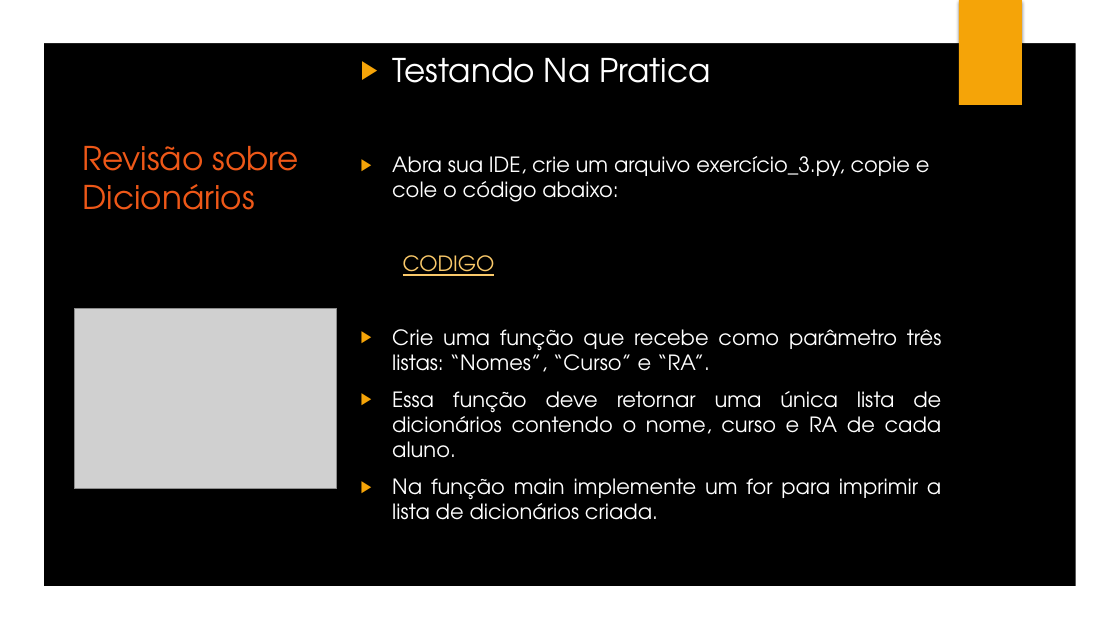
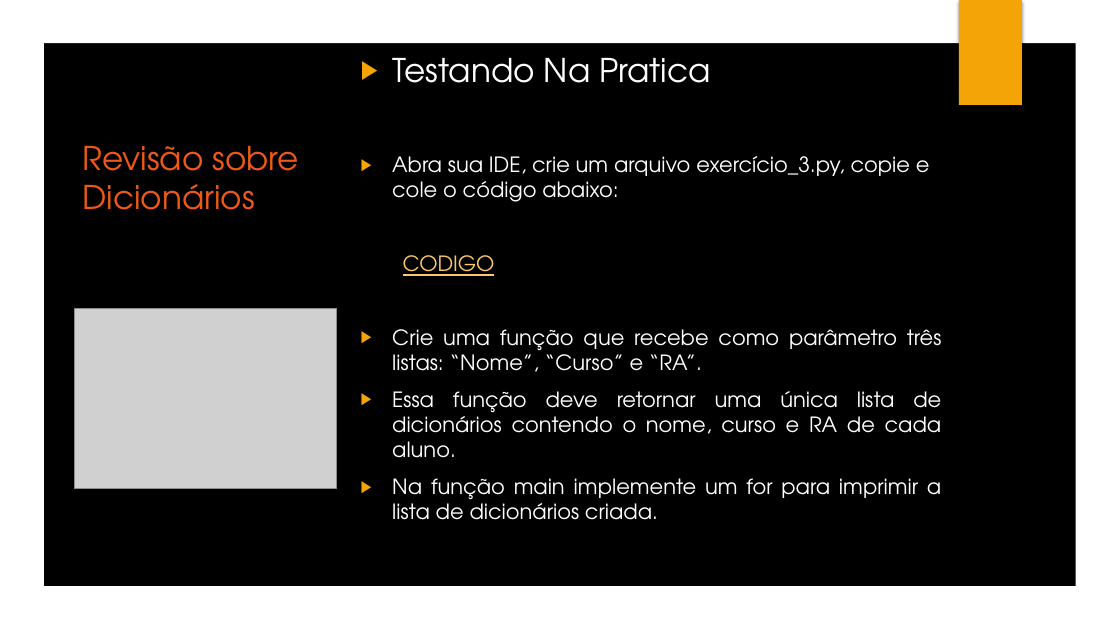
Before and after one commit to yLeonardo/Mini_curso_python, a slide deck: slide 24 of Curso_Python.pptx. Drawn at 1120x630 pixels with LibreOffice and Linux fonts; fonts in the diff are those of the drawing; grey boxes stand for pictures; background and template pictures are left out. Boxes give left, top, right and bottom in pixels: in the first picture for what was removed or moved away, otherwise in the second. Text is boxed around its words. In the diff, an @@ line names an element or a change of style, - is before the commit and + after.

Commit message:
Atualizado slide

```diff
--- a/Curso_Python.pptx
+++ b/Curso_Python.pptx
@@ text at (x1=392, y1=329, x2=942, y2=372): text changed @@
-▶ Crie uma função que recebe como parâmetro três listas: “Nomes”, “Curso” e “RA”.
+▶ Crie uma função que recebe como parâmetro três listas: “Nome”, “Curso” e “RA”.
```
